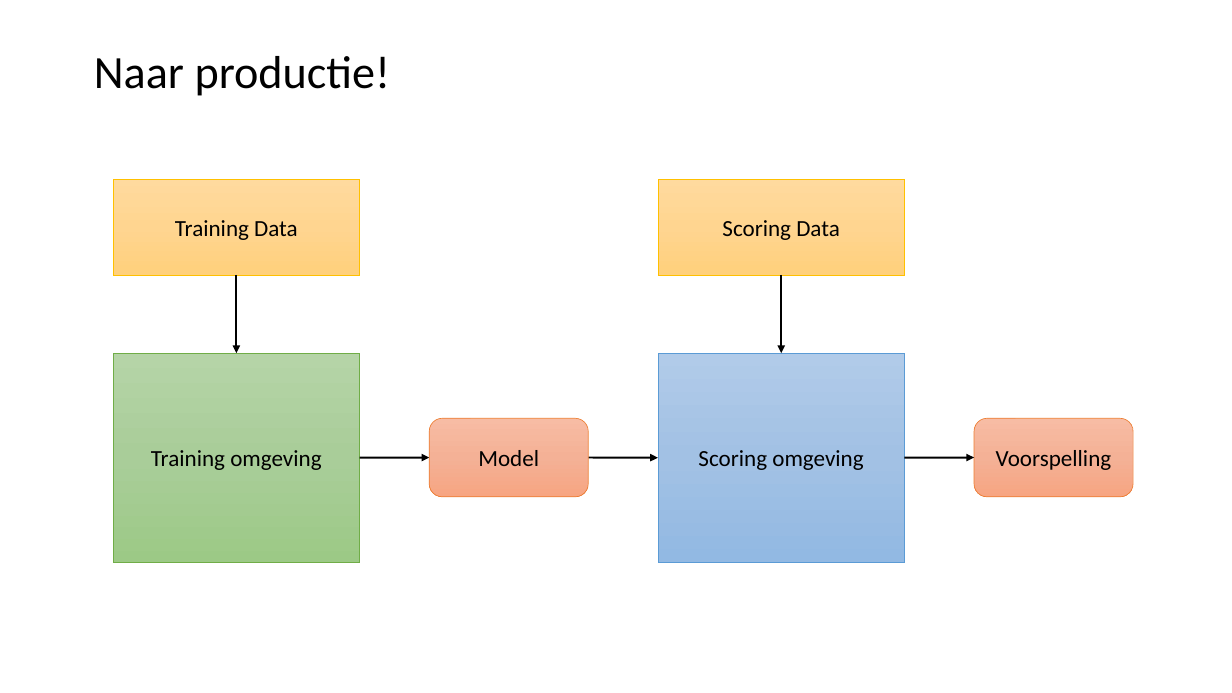
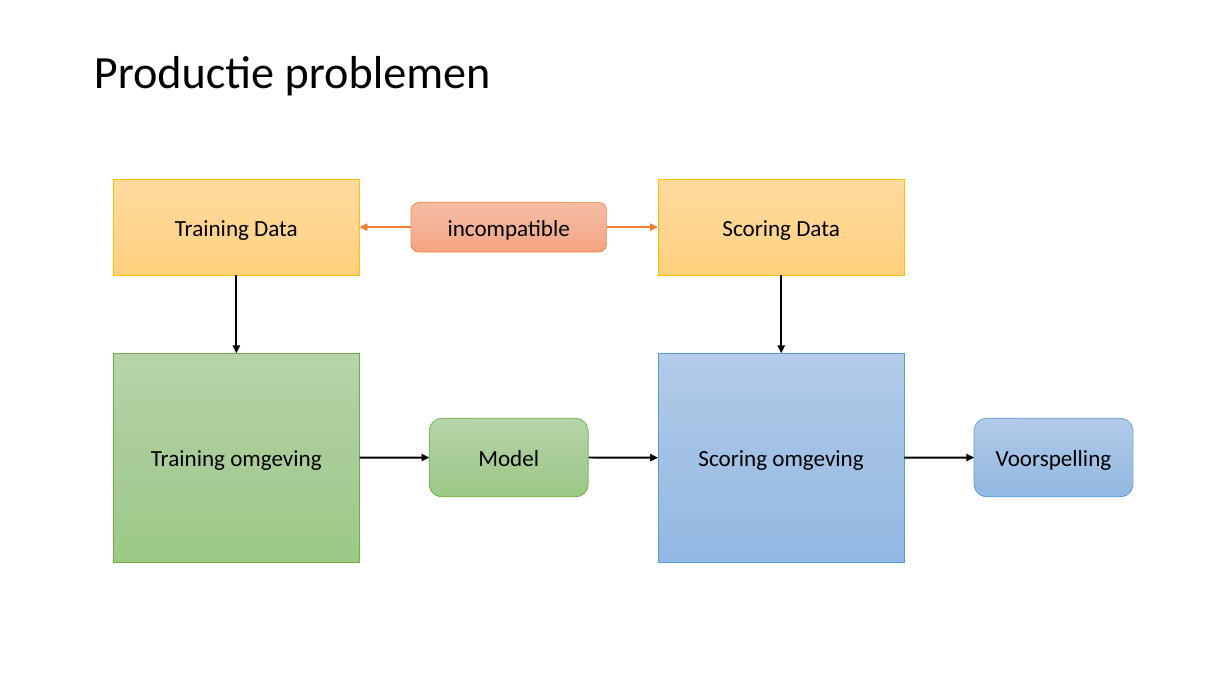
Before and after one commit to LFKoning/knowledge-sharing, a slide deck: slide 35 of python_trainees/4_scikit_learn/python_traineeship_4.pptx (slide 32 before the commit). Drawn at 1232x693 pixels with LibreOffice and Linux fonts; fonts in the diff are those of the drawing. Boxes give left, top, right and bottom in pixels: in the first picture for what was removed or moved away, otherwise in the second. Text is boxed around its words. In the diff, an @@ line names an element or a change of style, - is before the commit and + after.

```diff
--- a/python_trainees/4_scikit_learn/python_traineeship_4.pptx
+++ b/python_trainees/4_scikit_learn/python_traineeship_4.pptx
@@ title at (94,56,491,96): text changed @@
-Naar productie!
+Productie problemen
@@ rounded rectangle added at (411,202,607,252), fill gradient #F7BDA5 to #F5B196 to #F8A582, outline #ED7D31 0.5 pt, 18 pt, text #000000 @@
+incompatible
@@ arrow added from (411, 227) to (360, 227), #ED7D31 1.5 pt @@
@@ arrow added from (607, 227) to (658, 227), #ED7D31 1.5 pt @@
@@ rounded rectangle "Model" at (430,419,589,497): fill gradient #F7BDA5 to #F5B196 to #F8A582 to gradient #B5D5A7 to #AACE9A to #9CC987; outline #ED7D31 0.5 pt to #70AD47 0.5 pt @@
@@ rounded rectangle "Voorspelling" at (974,419,1133,497): fill gradient #F7BDA5 to #F5B196 to #F8A582 to gradient #B1CBE9 to #A3C1E5 to #93B9E4; outline #ED7D31 0.5 pt to #5B9BD5 0.5 pt @@
```
Also in this commit, not shown: 3 other slides changed, 11 slides added, 1 slide removed, 3 other files.
